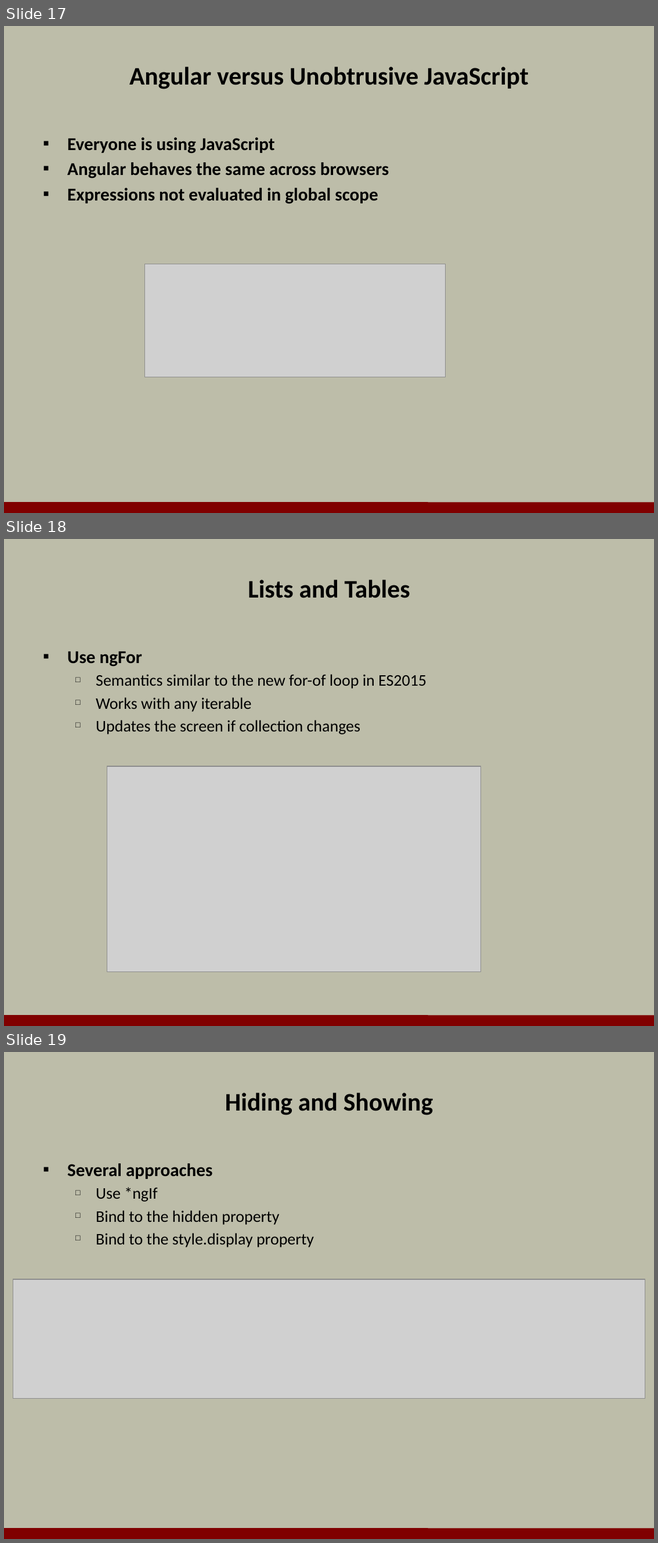
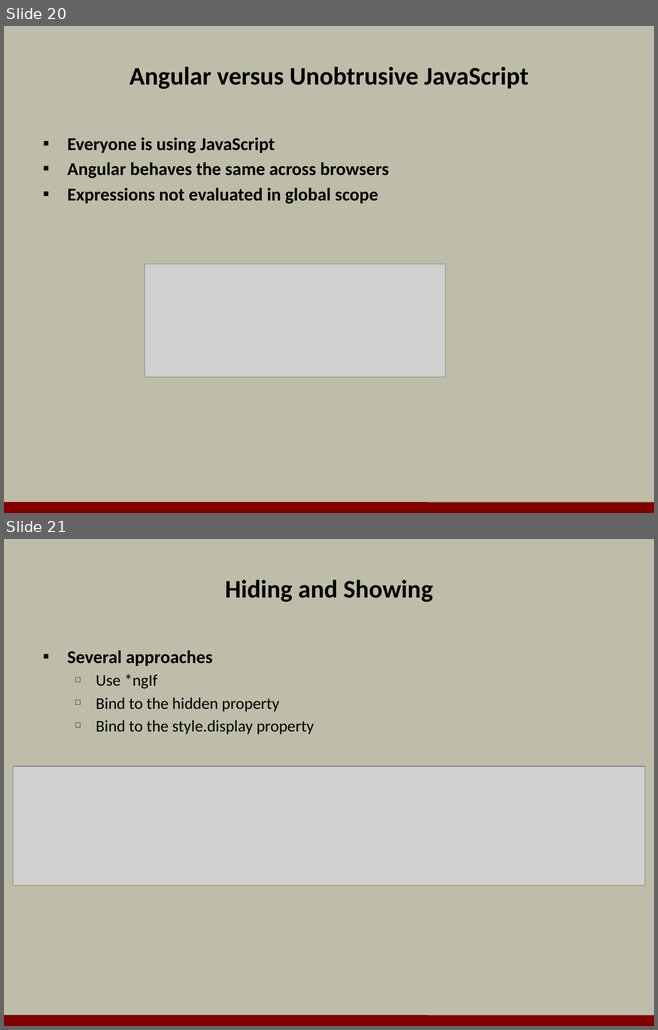
Before and after one commit to OdeToCode/classes, a slide deck: angular2/slides/01_Introduction.pptx. Shown one above the other, each under a label of ours: slides 17, 18 and 19 before the commit, slides 20 and 21 after it. The pictures are 658x1543 and 658x1030 pixels, drawn with LibreOffice and Linux fonts; fonts in the diff are those of the drawing; grey boxes stand for pictures; background and template pictures are left out. Boxes give left, top, right and bottom in pixels: in the first picture for what was removed or moved away, otherwise in the second. Text is boxed around its words. In the diff, an @@ line names an element or a change of style, - is before the commit and + after.

```diff
--- a/angular2/slides/01_Introduction.pptx
+++ b/angular2/slides/01_Introduction.pptx
@@ slide 18 removed at (4, 539, 654, 1026), background #BDBDA9; not listed: 1 template element that a slide beside it also shows @@
@@ title removed at (248, 580, 410, 598) @@
-Lists and Tables
@@ text removed at (67, 652, 426, 734) @@
-▪ Use ngFor
-  □ Semantics similar to the new for-of loop in ES2015
-  □ Works with any iterable
-  □ Updates the screen if collection changes
@@ picture removed at (107, 766, 480, 972) @@
@@ what was slide 17 is now slide 20 @@
@@ what was slide 19 is now slide 21 @@
```
Also in this commit, not shown: 6 slides changed, 6 slides added, 3 other slides removed, 1 other file.
